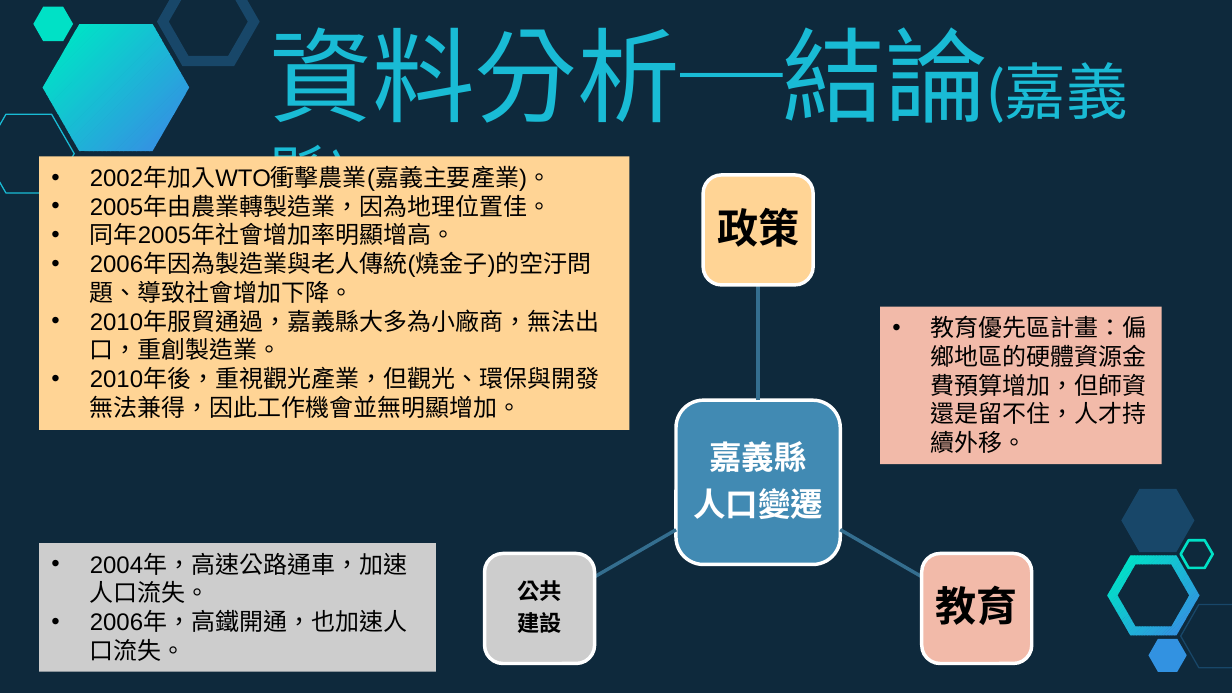
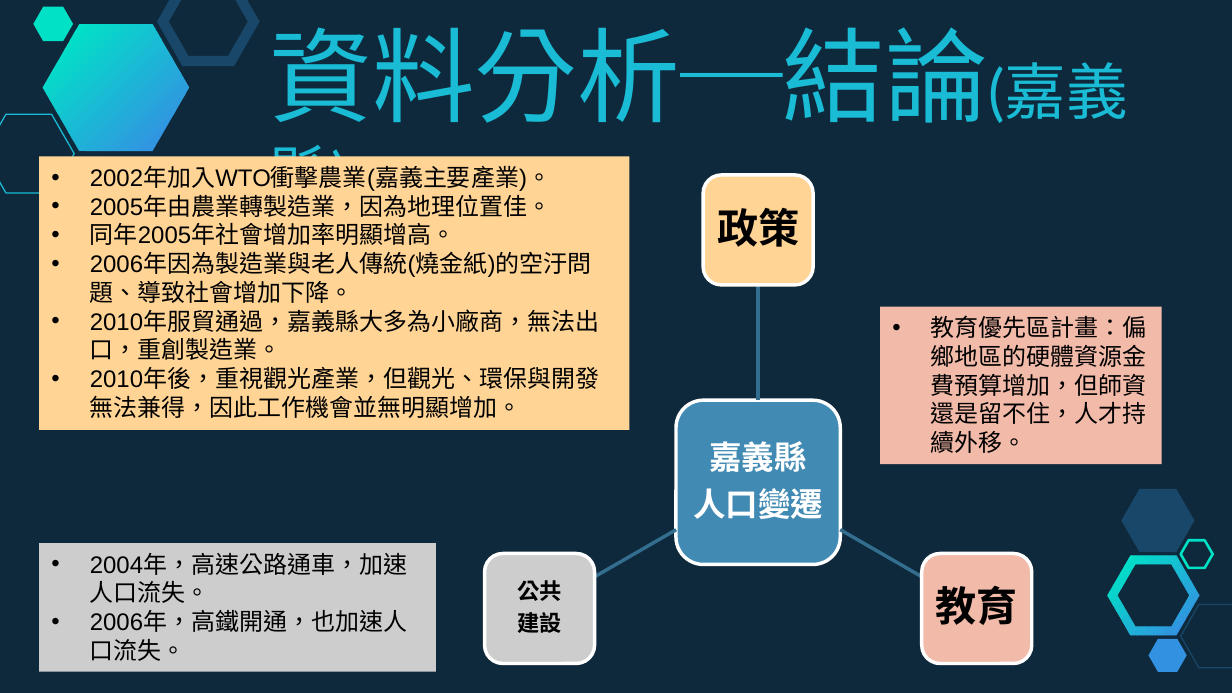
Before and after one commit to chiayi-hackathon-event/ChayiHack2017-WelcomeToTheJaparipa, a slide deck: slide 13 of 歡迎來到甲帕利帕_發表簡報.pptx. Drawn at 1232x693 pixels with LibreOffice and Linux fonts; fonts in the diff are those of the drawing. Boxes give left, top, right and bottom in pixels: in the first picture for what was removed or moved away, otherwise in the second. Text is boxed around its words. In the diff, an @@ line names an element or a change of style, - is before the commit and + after.

Commit message:
update

```diff
--- a/歡迎來到甲帕利帕_發表簡報.pptx
+++ b/歡迎來到甲帕利帕_發表簡報.pptx
@@ text in rectangle at (90,253,592,303): text changed @@
-• 2006年因為製造業與老人傳統(燒金子)的空汙問題、導致社會增加下降。
+• 2006年因為製造業與老人傳統(燒金紙)的空汙問題、導致社會增加下降。
```
